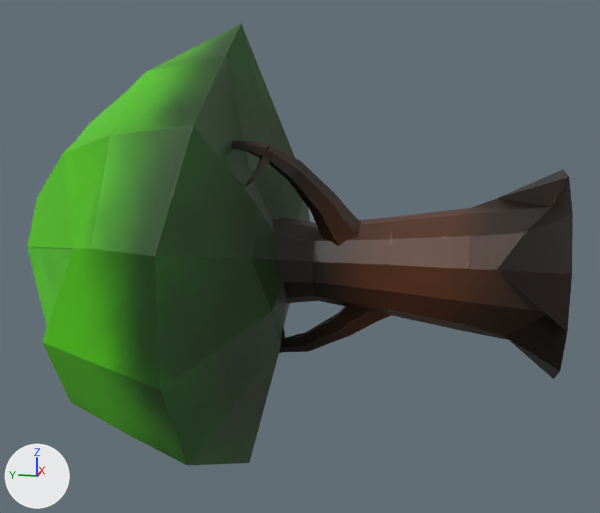
A saved change to the FBX model Assets/Models/TreeMedium.fbx.
One viewpoint serves both versions: a 50 mm lens placed at (-414.0, 47.0, 106.0), pointed at (1.0, 130.0, 2.0). Arrows for +X, +Y and +Z are at lower left; the lights stay in place.
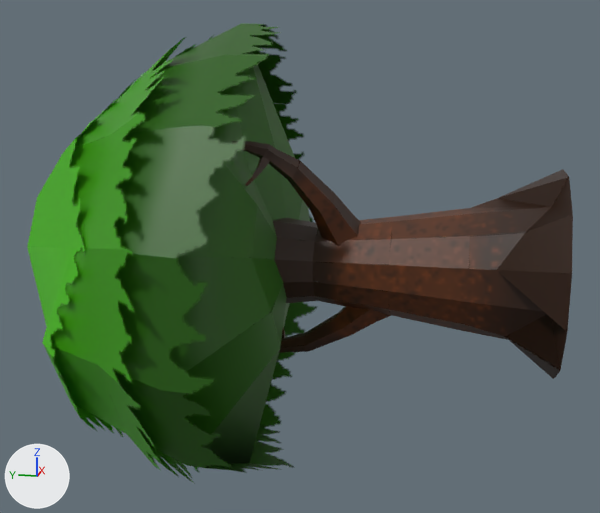
The newer file is also rescaled (x2.0) as a whole; pictures and numbers use the older file's frame.

Location of each change, (x1, y1, x2, y2) in pixels of the pictures (600 x 513 px):
'sphere', reshaped
    before: (27, 24, 573, 465)
    after: (27, 23, 573, 483)
part 1 of me_sphere, added (green)
    after: (42, 23, 317, 483)
part 2 of me_sphere, surface changed
    both: (27, 24, 573, 465)
part 3 of me_sphere, recoloured
    both: (178, 51, 310, 464)

Diff of the bpy script that builds the scene:
```diff
--- a/Assets/Models/TreeMedium.fbx.py
+++ b/Assets/Models/TreeMedium.fbx.py
@@ img_tree_medium_png @@
+img_tree_medium_png = load_image('tree medium.png', '_unpacked/tree_medium.png', 512, 512, 'sRGB')
@@ mat_tree_medium_png @@
+mat_tree_medium_png = principled_material('tree medium.png')
+mat_tree_medium_png.texture = img_tree_medium_png  # with its transparency
@@ me_sphere @@
 # used by ob_sphere; location = (0.0, 0.0, 0.0)
-me_sphere.from_pydata(...)  # 292 vertices, 320 faces; spans x -108.0..108.0, y 0.0..272.0, z -108.0..121.0
+me_sphere.from_pydata(...)  # 328 vertices, 356 faces; spans x -119.0..119.0, y 0.0..272.0, z -119.0..121.0
+# me_sphere part 1
+# 36 vertices are added at x -119.0..119.0, y 126.0..230.0, z -119.0..120.0
+# 36 new faces join them
+# me_sphere part 2: 277 kept faces spanning x -108.0..97.0, y 0.0..257.0, z -108.0..121.0 get new texture (UV) coordinates
+# me_sphere part 3: 320 faces spanning x -108.0..108.0, y 0.0..272.0, z -108.0..121.0 switch from mat_treexture_png (picture img_treexture_png) to mat_tree_medium_png (picture img_tree_medium_png)
```
